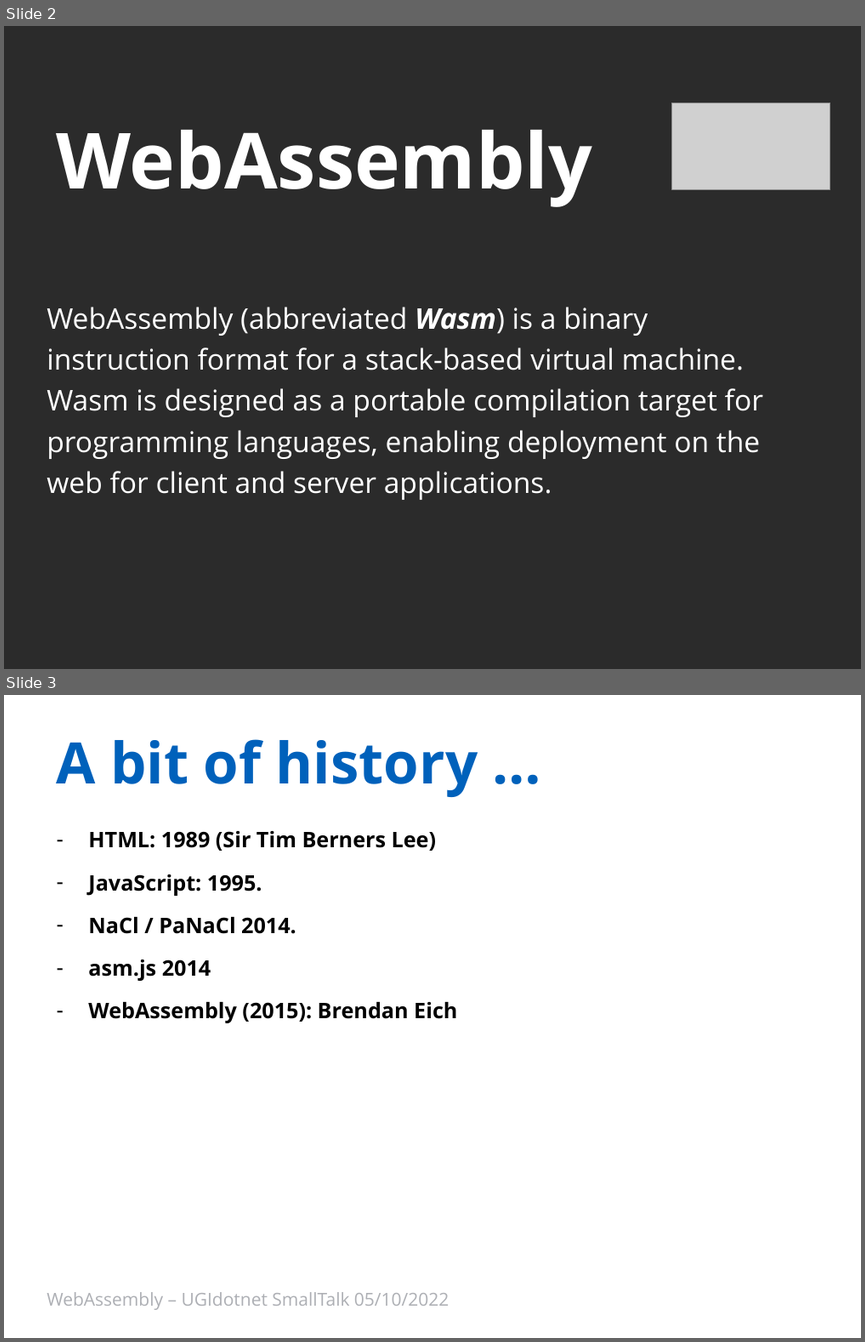
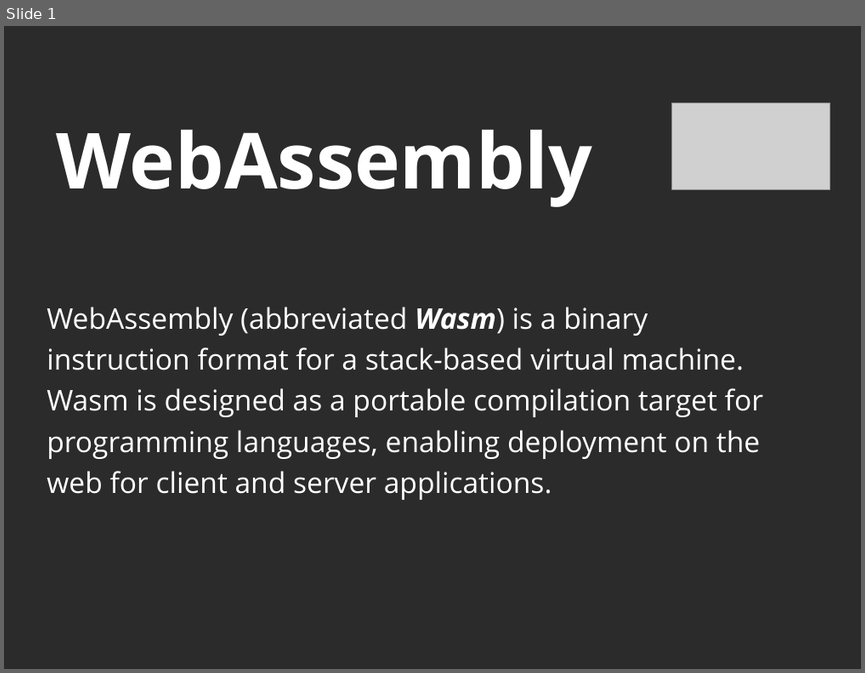
Before and after one commit to Ace68/slide, a slide deck: 2022/XMasDev/WebAssembly.pptx. Shown one above the other, each under a label of ours: slides 2 and 3 before the commit, slide 1 after it. The pictures are 865x1342 and 865x673 pixels, drawn with LibreOffice and Linux fonts; fonts in the diff are those of the drawing; grey boxes stand for pictures; background and template pictures are left out; a plain dark background stands for a picture behind light text. Boxes give left, top, right and bottom in pixels: in the first picture for what was removed or moved away, otherwise in the second. Text is boxed around its words. In the diff, an @@ line names an element or a change of style, - is before the commit and + after.

```diff
--- a/2022/XMasDev/WebAssembly.pptx
+++ b/2022/XMasDev/WebAssembly.pptx
@@ slide 3 removed at box(4, 695, 861, 1338), background #FFFFFF @@
@@ title removed at box(57, 739, 477, 797) @@
-A bit of history …
@@ text removed at box(88, 831, 457, 1023) @@
-– HTML: 1989 (Sir Tim Berners Lee)
-– JavaScript: 1995.
-– NaCl / PaNaCl 2014.
-– asm.js 2014
-– WebAssembly (2015): Brendan Eich
@@ text removed at box(46, 1292, 449, 1310) @@
-WebAssembly – UGIdotnet SmallTalk 05/10/2022
@@ what was slide 2 is now slide 1 @@
```
Also in this commit, not shown: 9 slides changed, 1 slide added, 5 other slides removed, 1 other file.
